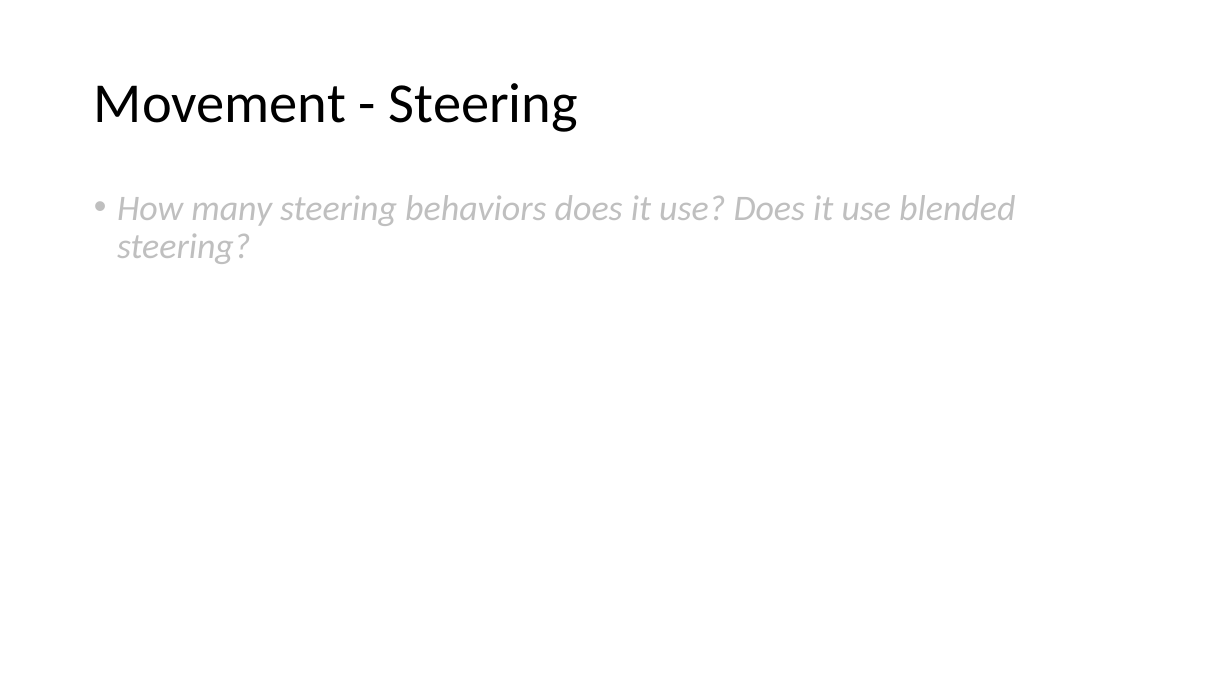
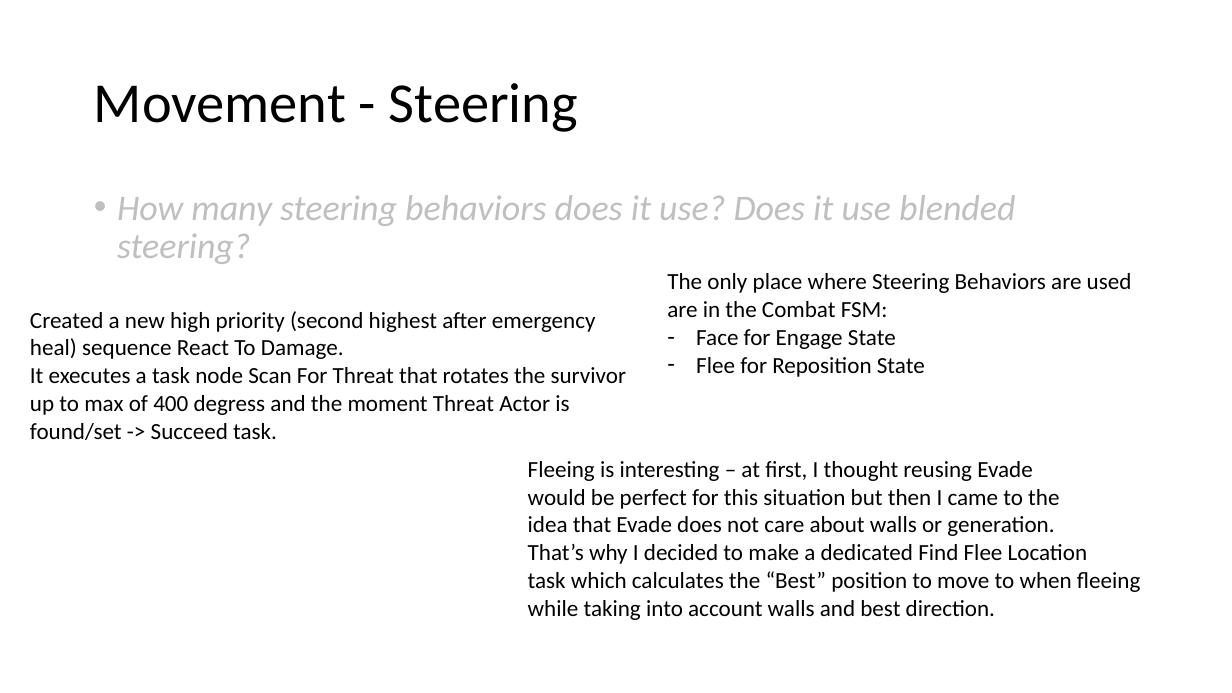
Before and after one commit to DAE-GD-2025-2026/gameai-zombie-DanielAdam13, a slide deck: slide 5 of GPP_ZombieAI_AdamovDaniel_2DAE10.pptx. Drawn at 1232x693 pixels with LibreOffice and Linux fonts; fonts in the diff are those of the drawing. Boxes give left, top, right and bottom in pixels: in the first picture for what was removed or moved away, otherwise in the second. Text is boxed around its words. In the diff, an @@ line names an element or a change of style, - is before the commit and + after.

Commit message:
Updated Presentation

```diff
--- a/GPP_ZombieAI_AdamovDaniel_2DAE10.pptx
+++ b/GPP_ZombieAI_AdamovDaniel_2DAE10.pptx
@@ text added at [667, 273, 1132, 377], 18 pt, text #000000 @@
+The only place where Steering Behaviors are used
+are in the Combat FSM:
+– Face for Engage State
+– Flee for Reposition State
@@ text added at [30, 311, 627, 440], 18 pt, text #000000 @@
+Created a new high priority (second highest after emergency heal) sequence React To Damage.
+It executes a task node Scan For Threat that rotates the survivor up to max of 400 degress and the moment Threat Actor is found/set -> Succeed task.
@@ text added at [528, 461, 1140, 620], 18 pt, text #000000 @@
+Fleeing is interesting – at first, I thought reusing Evade
+would be perfect for this situation but then I came to the
+idea that Evade does not care about walls or generation.
+That’s why I decided to make a dedicated Find Flee Location
+task which calculates the “Best” position to move to when fleeing
+while taking into account walls and best direction.
```
Also in this commit, not shown: 1 other slide changed.
